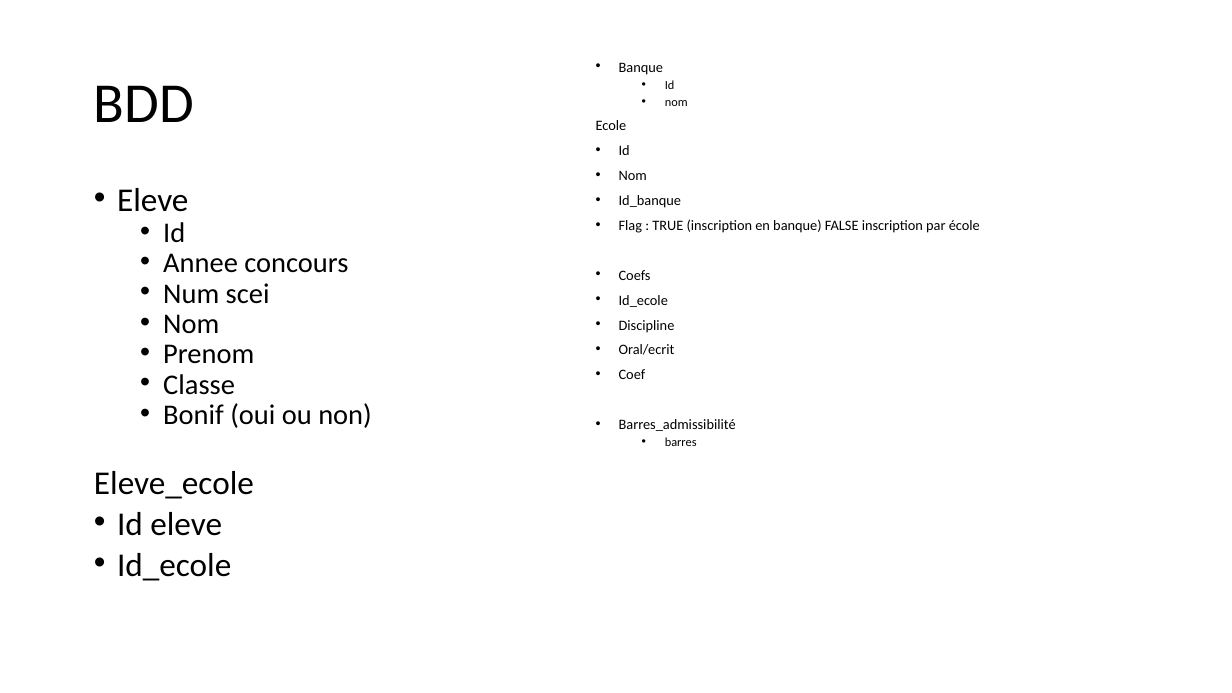
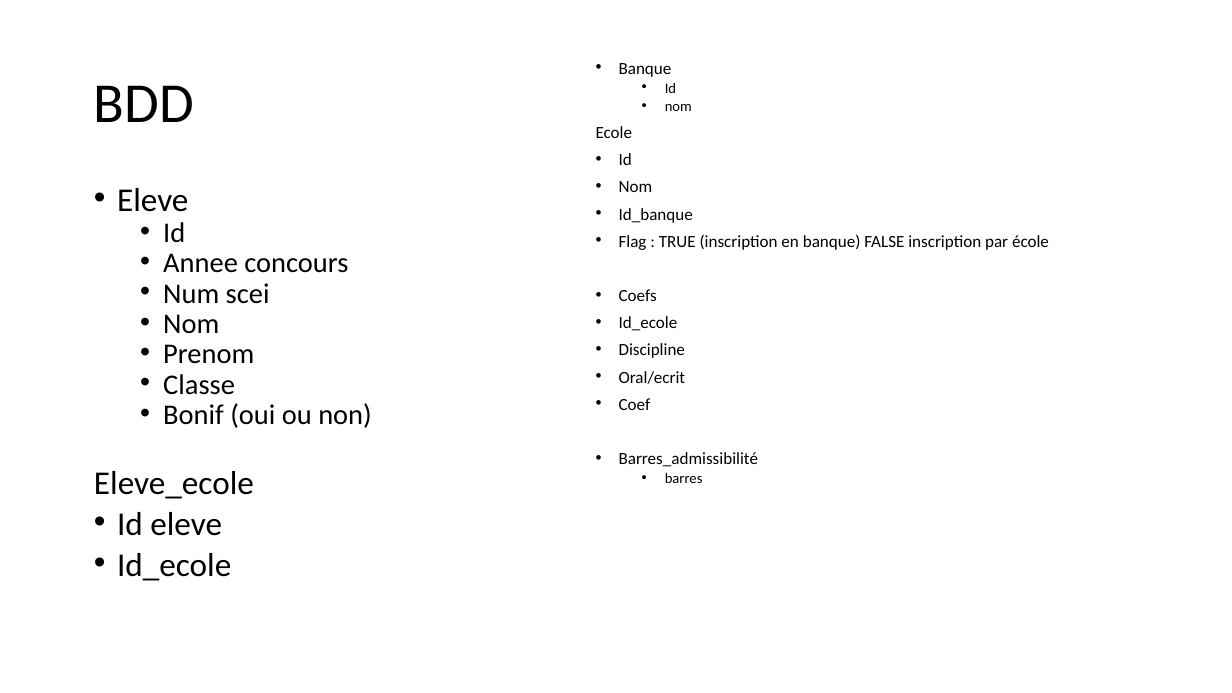
Before and after one commit to xpessoles/EvaluationCompetences, a slide deck: slide 4 of BilanConcours/Besoin.pptx. Drawn at 1232x693 pixels with LibreOffice and Linux fonts; fonts in the diff are those of the drawing. Boxes give left, top, right and bottom in pixels: in the first picture for what was removed or moved away, otherwise in the second. Text is boxed around its words. In the diff, an @@ line names an element or a change of style, - is before the commit and + after.

```diff
--- a/BilanConcours/Besoin.pptx
+++ b/BilanConcours/Besoin.pptx
@@ text "Banque" at (596,63,1049,483): size 11.2 to 13.3 pt; size 9.6 to 11.4 pt in "Id", "nom", "barres" @@
```
Also in this commit, not shown: 2 other files.
